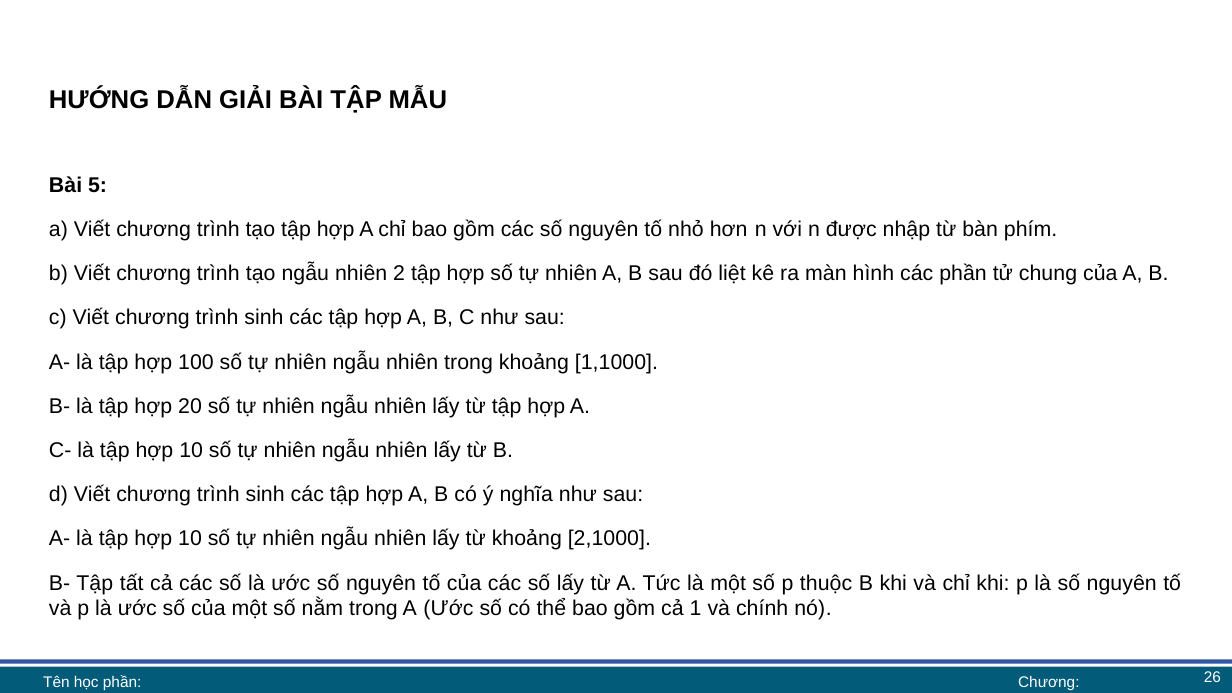
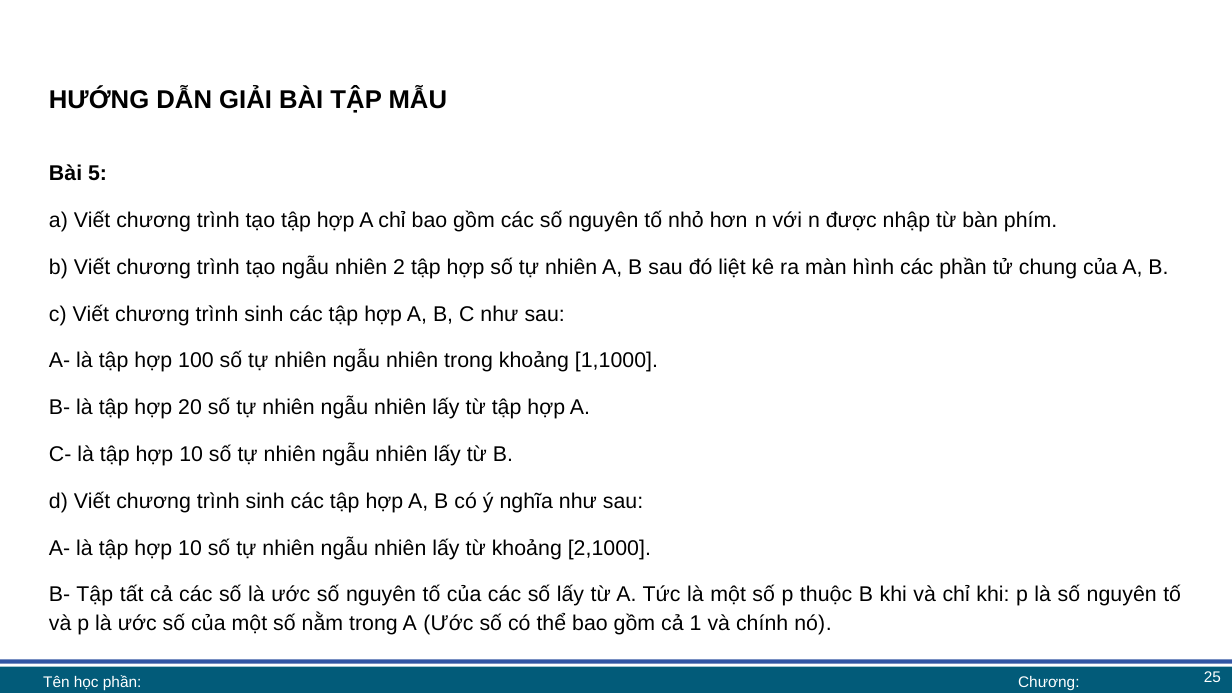
Before and after one commit to lhaaaaa/17A2-Ca-chieu, a slide deck: slide 25 of Lab 6 + 7/Lab 7 bài giảng.pptx (slide 26 before the commit). Drawn at 1232x693 pixels with LibreOffice and Linux fonts; fonts in the diff are those of the drawing; background and template pictures are left out. Boxes give left, top, right and bottom in pixels: in the first picture for what was removed or moved away, otherwise in the second. Text is boxed around its words. In the diff, an @@ line names an element or a change of style, - is before the commit and + after.

```diff
--- a/Lab 6 + 7/Lab 7 bài giảng.pptx
+++ b/Lab 6 + 7/Lab 7 bài giảng.pptx
@@ text "Bài 5:": place and size @@
-text "Bài 5:" at (49,176,1181,620)
+text "Bài 5:" at (49,164,1181,635)
@@ text "Bài 5:" at (49,164,1181,635): line spacing 1 to 1.1 @@
@@ page number at (1204,671,1221,682): text changed @@
-26
+25
```
Also in this commit, not shown: 4 other slides changed, 1 slide removed, 3 other files.
